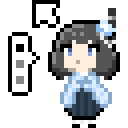
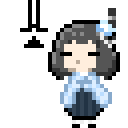
The second 128 x 128 image is a revision of the first. Changes to its layers:
hid "a-normal" over (32, 0, 60, 28)
added layer "a-text" above "b-person" over (20, 0, 48, 48)
hid "b-think-1" over (8, 32, 40, 96)
showed "n-select-c" over (48, 8, 100, 56)
hid "n-select" over (48, 8, 100, 56)
